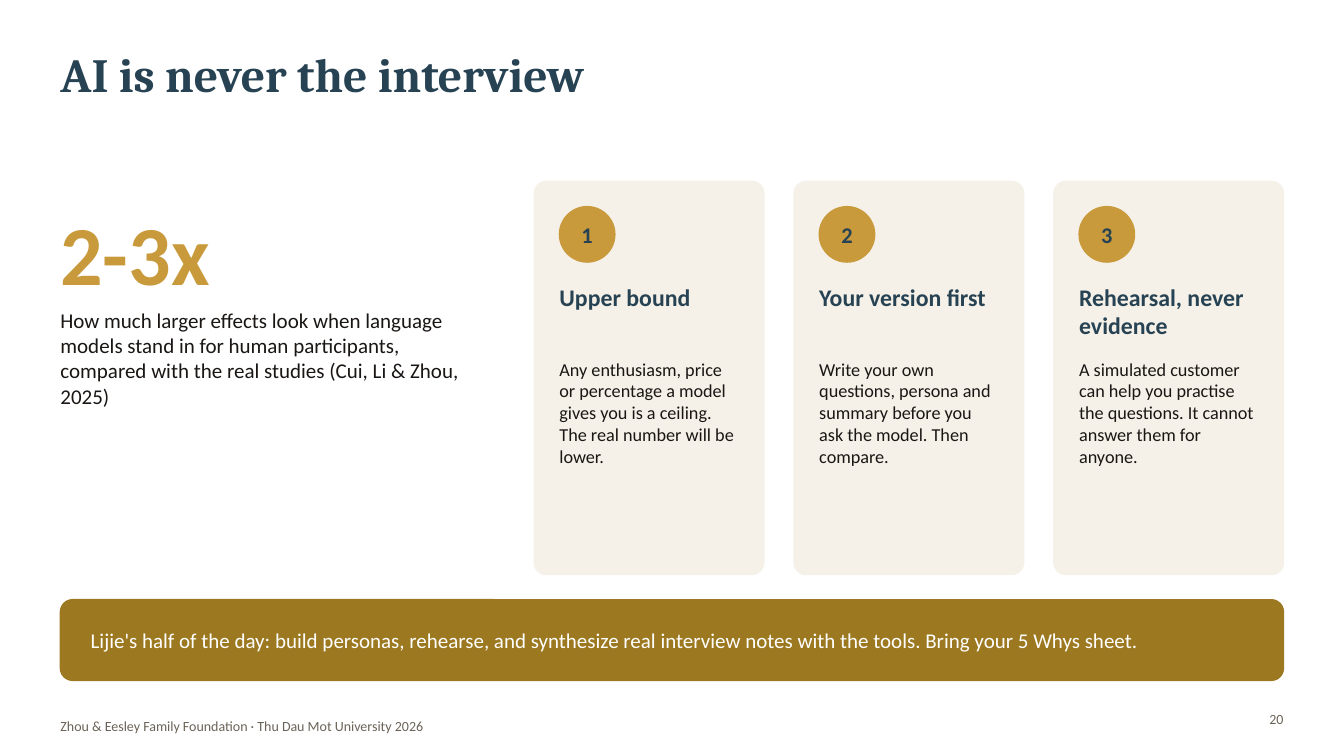
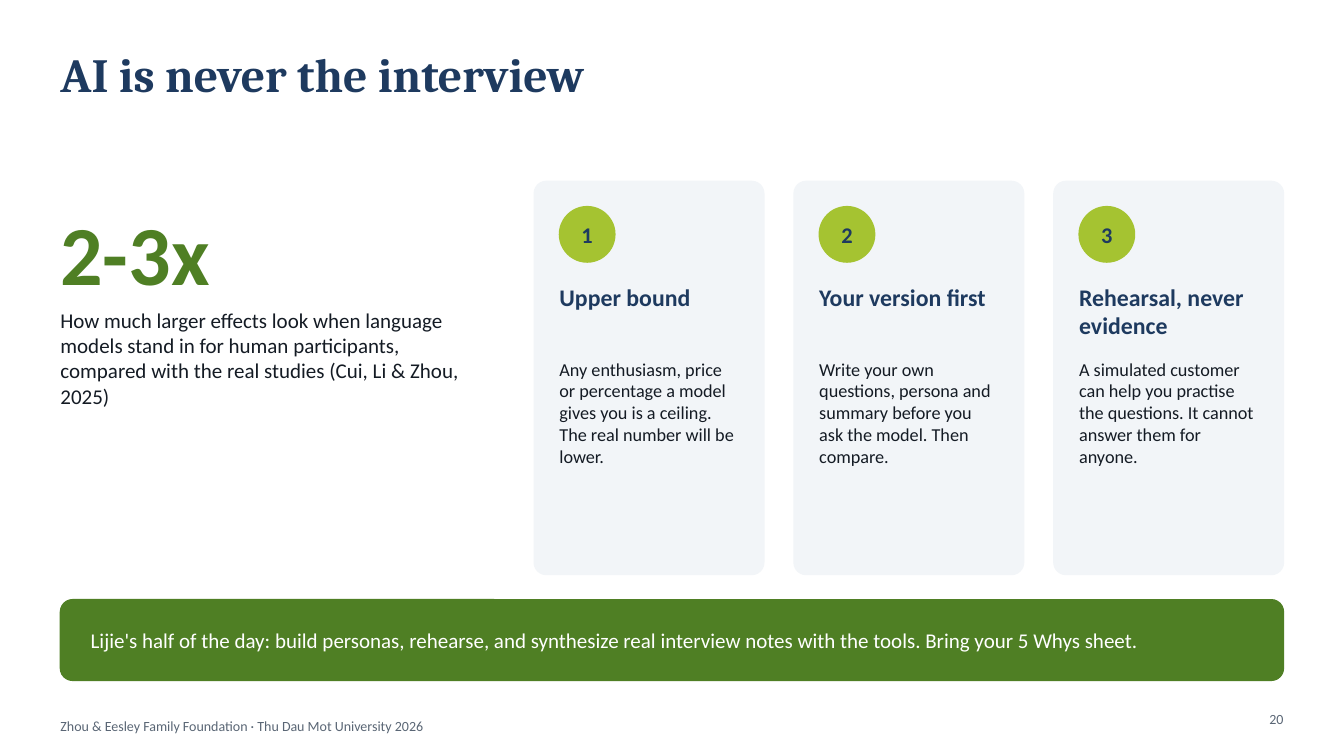
Before and after one commit to nnj24xbfp8-wq/projectkla, a slide deck: slide 20 of decks/Eesley_TDMU_Vietnam_Dec18.pptx. Drawn at 1344x756 pixels with LibreOffice and Linux fonts; fonts in the diff are those of the drawing; background and template pictures are left out. Boxes give left, top, right and bottom in pixels: in the first picture for what was removed or moved away, otherwise in the second. Text is boxed around its words. In the diff, an @@ line names an element or a change of style, - is before the commit and + after.

```diff
--- a/decks/Eesley_TDMU_Vietnam_Dec18.pptx
+++ b/decks/Eesley_TDMU_Vietnam_Dec18.pptx
@@ text "2-3x" at [60, 230, 209, 286]: text colour #C89A3C to #4F7F24 @@
@@ fill #F5F1E8 to #F2F5F8; outline #F5F1E8 1 pt to #F2F5F8 1 pt in 3 elements at [534, 181, 764, 575], [795, 181, 1024, 575], [1055, 181, 1285, 575] @@
@@ fill #C89A3C to #A5C331; outline #C89A3C 1 pt to #A5C331 1 pt in 3 elements at [560, 207, 615, 262], [820, 207, 875, 262], [1080, 207, 1135, 262] @@
@@ text colour #264253 to #1E3A5F in 6 elements at [581, 228, 592, 243], [559, 289, 690, 310], [841, 228, 852, 243], [819, 289, 986, 306], [1101, 228, 1112, 243], [1079, 289, 1243, 334] @@
@@ text colour #1A1614 to #141B24 in 4 elements at [60, 313, 458, 407], [559, 363, 734, 463], [819, 363, 991, 466], [1079, 363, 1254, 466] @@
@@ rounded rectangle at [60, 600, 1284, 681]: fill #9C7820 to #4F7F24; outline #9C7820 1 pt to #4F7F24 1 pt @@
@@ text "Zhou & Eesley Family Foundation ..." at [60, 721, 423, 733]: text colour #6B6358 to #5A6675 @@
@@ page number at [1269, 715, 1283, 724]: text colour #6B6358 to #5A6675 @@
```
Also in this commit, not shown: 35 other slides changed, 6 other files.
